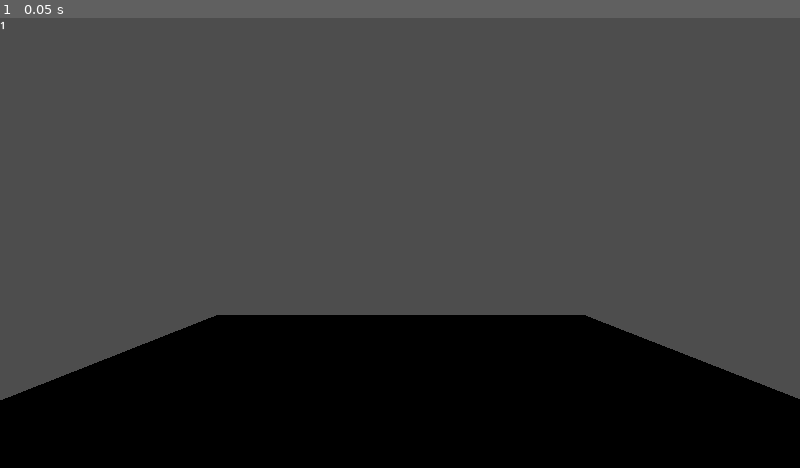
Above: before the commit, frame 1.
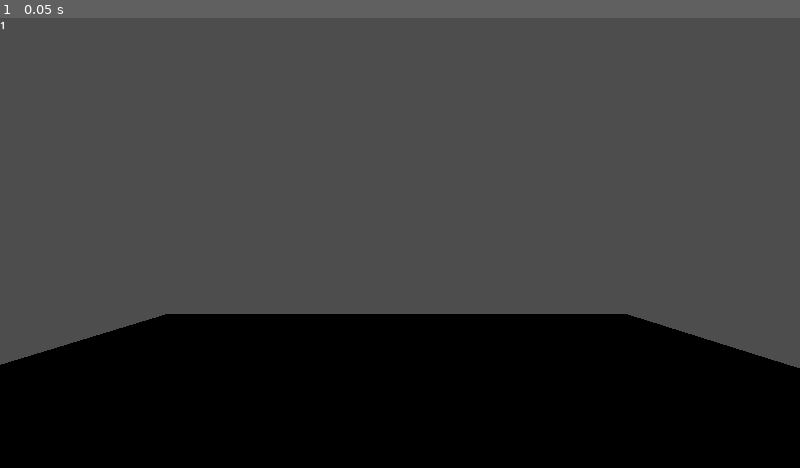
Above: after the commit, the same moment.

Repository: Triple-B-Org/BBB-Game-Jam-2024
Game: Godot game, scene res://scenes/main.tscn
Same seed, same stepped clock (60 frames per second), same inputs: the game is played once before the commit and once after it.
Inputs:
- Up to frame 1 (0.05 s): no input

The runs differ from the first frame. In frame 1, 2.8% of the frame differs, in the area x 0-100%, y 65-85%.

Commit message:
changed camera fov
made the camera view 90 degrees so the player can see everything when looking around

Diff:
--- a/scenes/main.tscn
+++ b/scenes/main.tscn
@@ -18,7 +18,8 @@
 script = ExtResource("1_g8k3l")
 
 [node name="Camera3D" type="Camera3D" parent="."]
-transform = Transform3D(1, 0, 0, 0, 1, 0, 0, 0, 1, -0.0100236, 1.98277, 3.02044)
+transform = Transform3D(1, 0, 0, 0, 1, 0, 0, 0, 1, 0.0849133, 1.56653, -0.0804796)
+fov = 90.0
 
 [node name="StaticBody3D" type="StaticBody3D" parent="."]
 
@@ -27,4 +28,5 @@
 mesh = SubResource("PlaneMesh_hikpt")
 
 [node name="CollisionShape3D" type="CollisionShape3D" parent="StaticBody3D"]
+transform = Transform3D(1, 0, 0, 0, 1, 0, 0, 0, 1, 0.00491333, -0.00928164, 0.000721455)
 shape = SubResource("BoxShape3D_b88c8")
